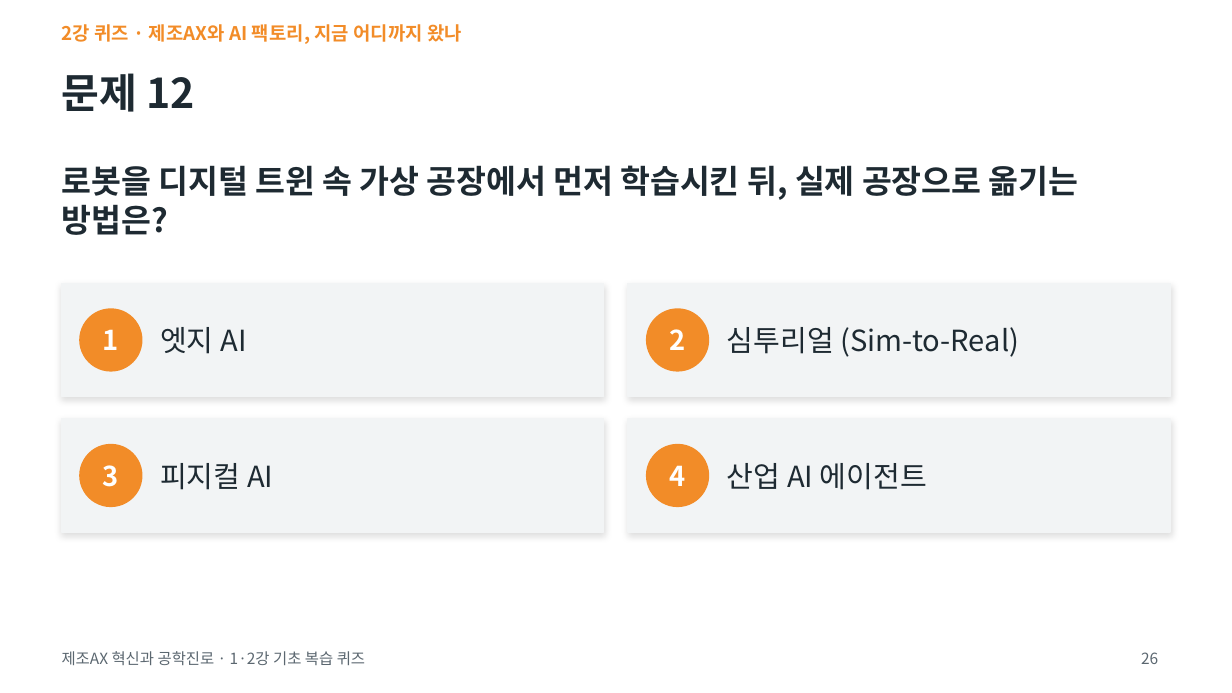
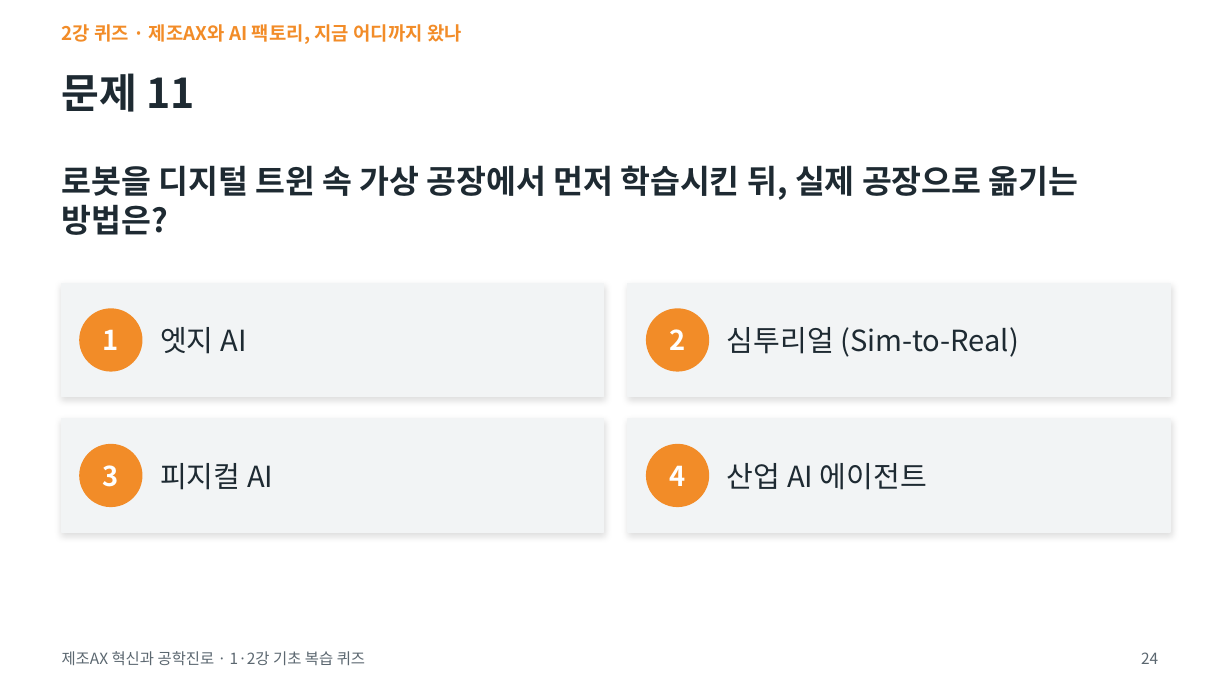
Before and after one commit to ykkimhgu/Intro-MCE-Freshman-Course, a slide deck: slide 24 of quiz12/1-2강_기초복습퀴즈.pptx (slide 26 before the commit). Drawn at 1232x693 pixels with LibreOffice and Linux fonts; fonts in the diff are those of the drawing. Boxes give left, top, right and bottom in pixels: in the first picture for what was removed or moved away, otherwise in the second. Text is boxed around its words. In the diff, an @@ line names an element or a change of style, - is before the commit and + after.

```diff
--- a/quiz12/1-2강_기초복습퀴즈.pptx
+++ b/quiz12/1-2강_기초복습퀴즈.pptx
@@ title at bbox=[62, 73, 194, 112]: text changed @@
-문제 12
+문제 11
@@ page number at bbox=[1141, 652, 1158, 664]: text changed @@
-26
+24
```
Also in this commit, not shown: 9 other slides changed, 3 other files.
